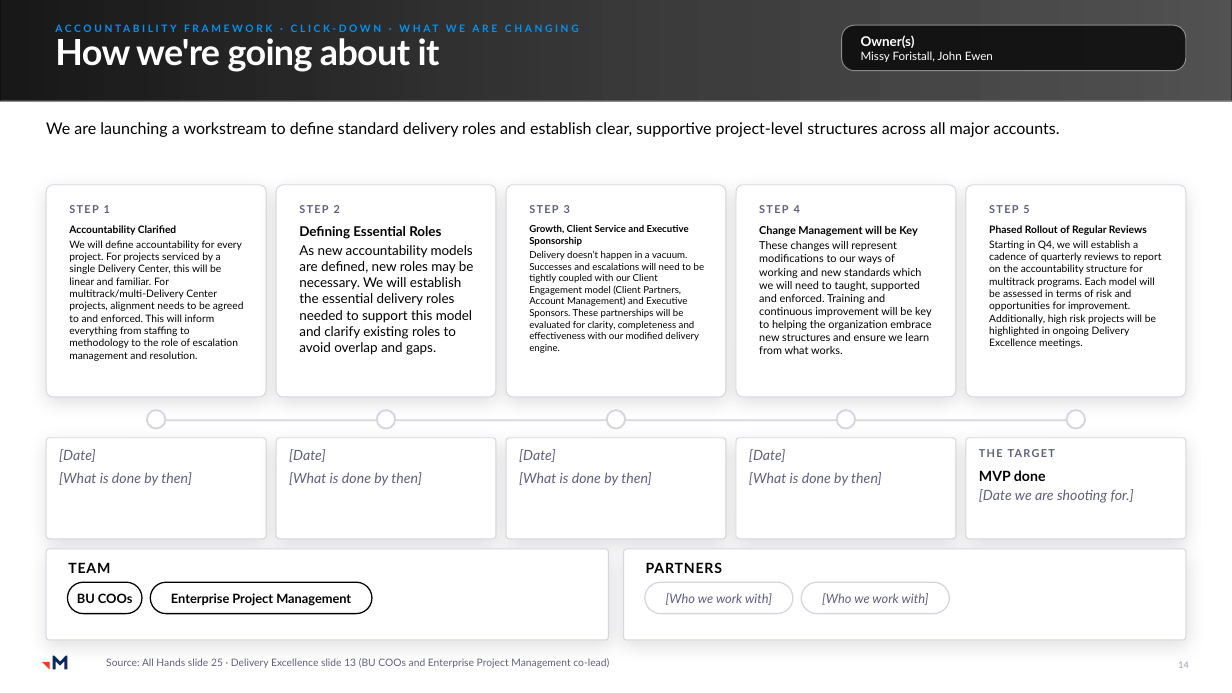
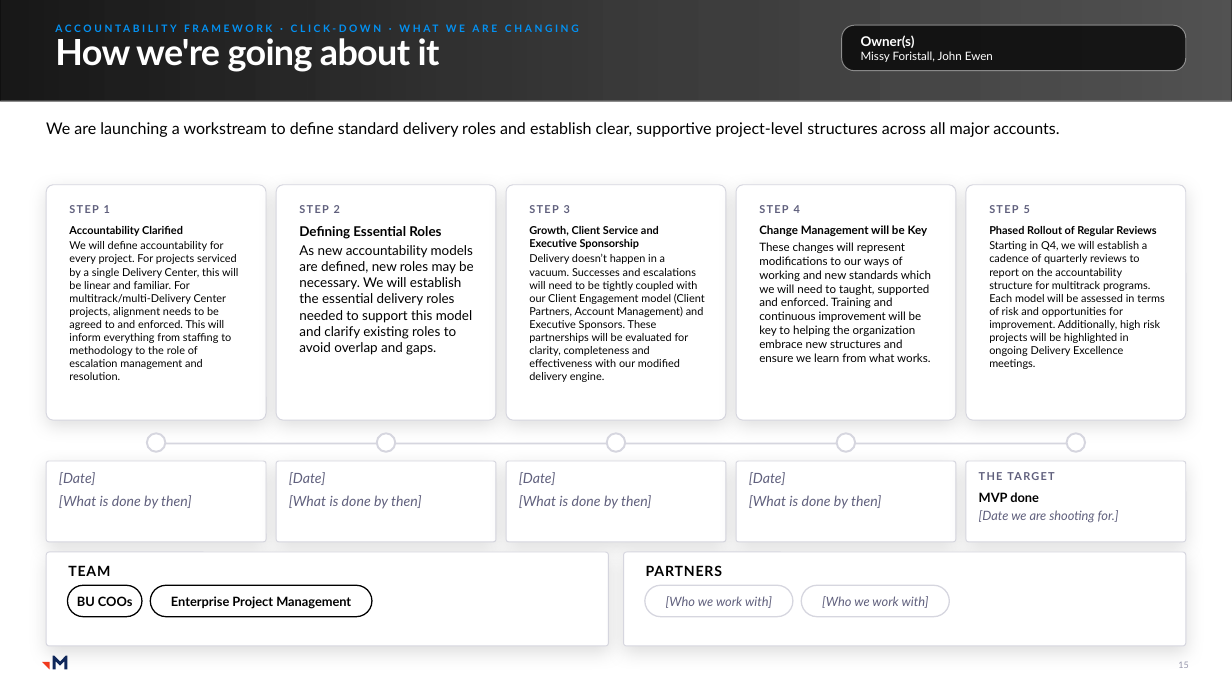
Before and after one commit to RachelHarrisMerkle/BasicMerkle, a slide deck: slide 15 of Priorities_Master.pptx (slide 14 before the commit). Drawn at 1232x693 pixels with LibreOffice and Linux fonts; fonts in the diff are those of the drawing; grey boxes stand for pictures. Boxes give left, top, right and bottom in pixels: in the first picture for what was removed or moved away, otherwise in the second. Text is boxed around its words. In the diff, an @@ line names an element or a change of style, - is before the commit and + after.

```diff
--- a/Priorities_Master.pptx
+++ b/Priorities_Master.pptx
@@ rounded rectangle "STEP 1": place and size @@
-rounded rectangle "STEP 1" at (46, 185, 266, 397)
+rounded rectangle "STEP 1" at (46, 185, 266, 421)
@@ rounded rectangle "STEP 2": place and size @@
-rounded rectangle "STEP 2" at (276, 185, 496, 397)
+rounded rectangle "STEP 2" at (276, 185, 496, 421)
@@ rounded rectangle "STEP 3": place and size @@
-rounded rectangle "STEP 3" at (506, 185, 726, 397)
+rounded rectangle "STEP 3" at (506, 185, 726, 421)
@@ rounded rectangle "STEP 4": place and size @@
-rounded rectangle "STEP 4" at (737, 185, 957, 397)
+rounded rectangle "STEP 4" at (737, 185, 957, 421)
@@ rounded rectangle "STEP 5": place and size @@
-rounded rectangle "STEP 5" at (966, 185, 1186, 397)
+rounded rectangle "STEP 5" at (966, 185, 1186, 421)
@@ text in rounded rectangle at (69, 226, 238, 380): size 8 to 8.5 pt @@
@@ text in rounded rectangle at (529, 226, 705, 382): size 7.5 to 8.5 pt @@
@@ text in rounded rectangle at (759, 225, 931, 362): size 8.5 to 9 pt @@
@@ text in rounded rectangle at (989, 226, 1164, 369): size 8 to 8.5 pt @@
@@ 5 ellipses, 1 rectangle: place and size @@
-5 ellipses, 1 rectangle at (147, 410, 1085, 429)
+5 ellipses, 1 rectangle at (147, 433, 1085, 452)
@@ rounded rectangle "[Date]": place and size @@
-rounded rectangle "[Date]" at (46, 438, 266, 539)
+rounded rectangle "[Date]" at (46, 461, 266, 542)
@@ rounded rectangle "[Date]": place and size @@
-rounded rectangle "[Date]" at (276, 438, 496, 539)
+rounded rectangle "[Date]" at (276, 461, 496, 542)
@@ rounded rectangle "[Date]": place and size @@
-rounded rectangle "[Date]" at (506, 438, 726, 539)
+rounded rectangle "[Date]" at (506, 461, 726, 542)
@@ rounded rectangle "[Date]": place and size @@
-rounded rectangle "[Date]" at (737, 438, 957, 539)
+rounded rectangle "[Date]" at (737, 461, 957, 542)
@@ rounded rectangle "THE TARGET": place and size @@
-rounded rectangle "THE TARGET" at (966, 438, 1186, 539)
+rounded rectangle "THE TARGET" at (966, 461, 1186, 542)
@@ text in rounded rectangle at (979, 492, 1119, 523): size 11 to 10 pt in "MVP done", "[Date we are shooting for.]" @@
@@ rounded rectangle "TEAM": place and size @@
-rounded rectangle "TEAM" at (46, 549, 608, 640)
+rounded rectangle "TEAM" at (46, 552, 608, 646)
@@ rounded rectangle "PARTNERS": place and size @@
-rounded rectangle "PARTNERS" at (624, 549, 1186, 640)
+rounded rectangle "PARTNERS" at (624, 552, 1186, 646)
@@ text removed at (106, 658, 609, 668) @@
-Source: All Hands slide 25 · Delivery Excellence slide 13 (BU COOs and Enterprise Project Management co-lead)
@@ page number at (1178, 661, 1188, 668): text changed @@
-14
+15
```
Also in this commit, not shown: 36 other slides changed, 8 slides added, 1 other file.
